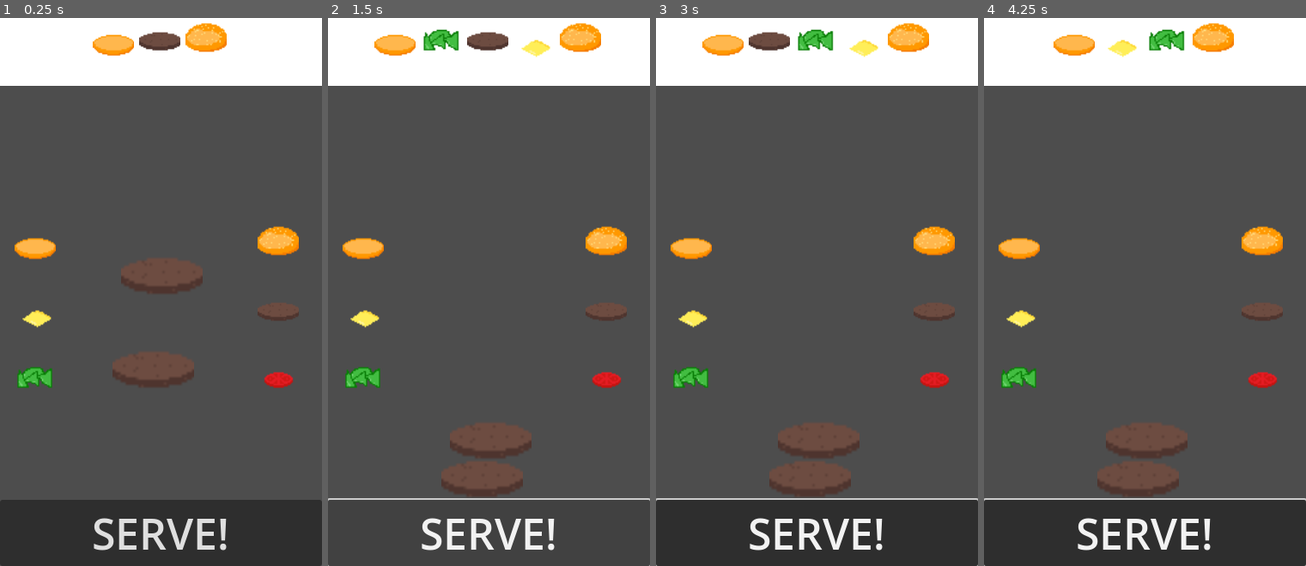
Above: before the commit, frames 1-4 (left to right).
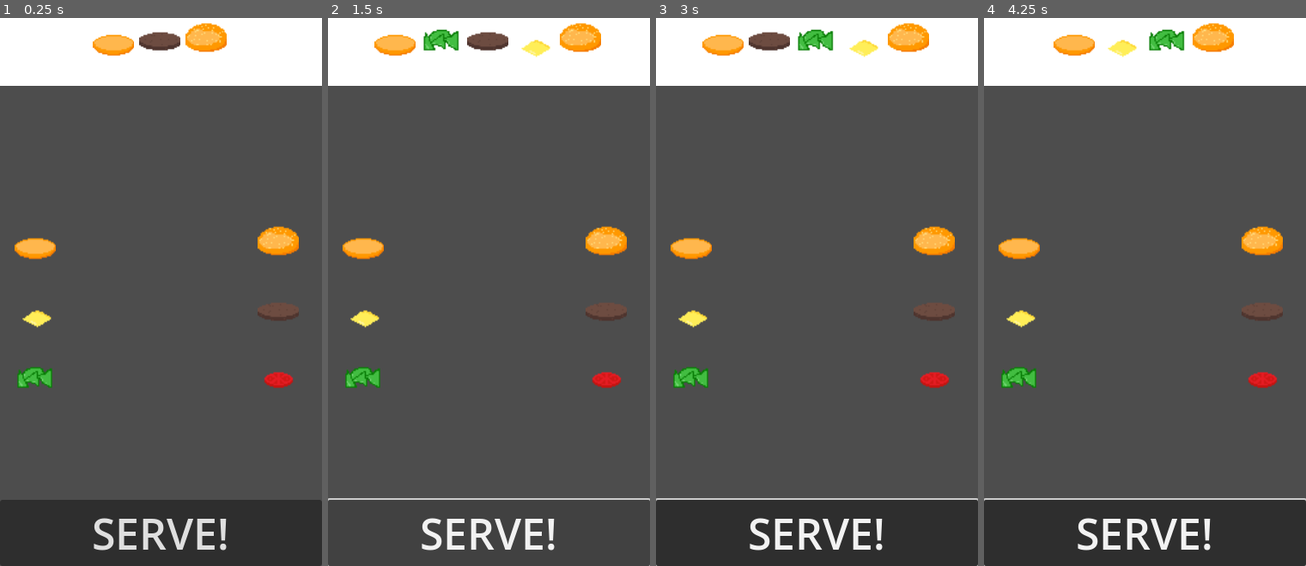
Above: after the commit, the same moments.

Repository: noahmacaulay/Burger
Game: Godot game, scene res://burgerparts.tscn
The game is run twice, just before and just after one commit, with the same random seed, the same clock (stepped at 60 frames per second) and the same inputs.
Inputs (mouse positions are in pixels of both pictures, inside the frame that each line leads up to):
- Up to frame 1 (0.25 s): no input
- Up to frame 2 (1.5 s): click "SERVE!" at 0.5 s; click "SERVE!" at 1.25 s
- Up to frame 3 (3 s): click "SERVE!" at 2 s; tap Enter at 2.75 s; move the mouse to (820, 439) at 2.77 s; click (820, 439) at 2.92 s
- Up to frame 4 (4.25 s): tap Space at 3.5 s; move the mouse to (1138, 478) at 3.52 s; click (1138, 478) at 3.67 s

The runs differ from the first frame. In frame 1, 2.4% of the frame differs, in the area x 34-63%, y 43-68%; in frame 2, 2.4%, in the area x 35-64%, y 73-88%; in frame 3, 2.4%; in frame 4, 2.4%.

Commit message:
button adds

Diff:
--- a/burgerparts.gd
+++ b/burgerparts.gd
@@ -63,3 +63,38 @@
 	bottom_bun.position = Vector2(200.0, 300.0)
 	bottom_bun.get_node("sprite").texture = foods[0]
 	add_child(bottom_bun)
+
+
+func _on_cheese_button_pressed():
+	var bottom_bun = burgerpart.instantiate()
+	bottom_bun.position = Vector2(200.0, 300.0)
+	bottom_bun.get_node("sprite").texture = foods[1]
+	add_child(bottom_bun)
+
+
+func _on_lettuce_button_pressed():
+	var bottom_bun = burgerpart.instantiate()
+	bottom_bun.position = Vector2(200.0, 300.0)
+	bottom_bun.get_node("sprite").texture = foods[2]
+	add_child(bottom_bun)
+
+
+func _on_top_button_pressed():
+	var bottom_bun = burgerpart.instantiate()
+	bottom_bun.position = Vector2(200.0, 300.0)
+	bottom_bun.get_node("sprite").texture = foods[5]
+	add_child(bottom_bun)
+
+
+func _on_burger_button_pressed():
+	var bottom_bun = burgerpart.instantiate()
+	bottom_bun.position = Vector2(200.0, 300.0)
+	bottom_bun.get_node("sprite").texture = foods[3]
+	add_child(bottom_bun)
+
+
+func _on_tomato_button_pressed():
+	var bottom_bun = burgerpart.instantiate()
+	bottom_bun.position = Vector2(200.0, 300.0)
+	bottom_bun.get_node("sprite").texture = foods[4]
+	add_child(bottom_bun)
--- a/burgerparts.tscn
+++ b/burgerparts.tscn
@@ -1,10 +1,9 @@
-[gd_scene load_steps=13 format=3 uid="uid://dowsny3a6kotw"]
+[gd_scene load_steps=12 format=3 uid="uid://dowsny3a6kotw"]
 
 [ext_resource type="Script" path="res://burgerparts.gd" id="1_6kawm"]
 [ext_resource type="Texture2D" uid="uid://btyksugq7jjrt" path="res://assets/burger-bottom.png" id="1_kqa3j"]
 [ext_resource type="Texture2D" uid="uid://dmk58jvd3td0f" path="res://assets/cheese.png" id="2_ag4c1"]
 [ext_resource type="Texture2D" uid="uid://cikvlc12ok1re" path="res://assets/lettuce.png" id="3_asvfj"]
-[ext_resource type="PackedScene" uid="uid://c0owulncqeebx" path="res://BurgerPart.tscn" id="3_oax5m"]
 [ext_resource type="Texture2D" uid="uid://dlceavs2wbm2t" path="res://assets/burger-top.png" id="4_bddjj"]
 [ext_resource type="Texture2D" uid="uid://2e3w0hkfsg3e" path="res://assets/beef.png" id="5_uw2la"]
 [ext_resource type="Texture2D" uid="uid://b4v3ou2vmcg1a" path="res://assets/tomato.png" id="6_k1cjq"]
@@ -29,12 +28,6 @@
 grow_vertical = 2
 theme = SubResource("Theme_obrph")
 script = ExtResource("1_6kawm")
-
-[node name="BurgerPart" parent="." instance=ExtResource("3_oax5m")]
-position = Vector2(189, 296)
-
-[node name="BurgerPart2" parent="." instance=ExtResource("3_oax5m")]
-position = Vector2(179, 405)
 
 [node name="IngredientsLeft" type="VBoxContainer" parent="."]
 layout_mode = 1
@@ -67,10 +60,26 @@
 texture = ExtResource("2_ag4c1")
 stretch_mode = 5
 
+[node name="cheese_button" type="Button" parent="IngredientsLeft/Cheese"]
+modulate = Color(1, 1, 1, 0)
+layout_mode = 0
+offset_left = 18.0
+offset_top = 16.0
+offset_right = 40.0
+offset_bottom = 31.0
+
 [node name="Lettuce" type="TextureRect" parent="IngredientsLeft"]
 layout_mode = 2
 texture = ExtResource("3_asvfj")
 stretch_mode = 5
+
+[node name="lettuce_button" type="Button" parent="IngredientsLeft/Lettuce"]
+modulate = Color(1, 1, 1, 0)
+layout_mode = 0
+offset_left = 12.0
+offset_top = 7.33334
+offset_right = 42.0
+offset_bottom = 25.3333
 
 [node name="IngredientsRight" type="VBoxContainer" parent="."]
 layout_mode = 1
@@ -94,15 +103,39 @@
 texture = ExtResource("4_bddjj")
 stretch_mode = 5
 
-[node name="Cheese" type="TextureRect" parent="IngredientsRight"]
+[node name="top_button" type="Button" parent="IngredientsRight/BurgerTop"]
+modulate = Color(1, 1, 1, 0)
+layout_mode = 0
+offset_left = 17.0
+offset_top = 3.0
+offset_right = 49.0
+offset_bottom = 26.0
+
+[node name="Burger" type="TextureRect" parent="IngredientsRight"]
 layout_mode = 2
 texture = ExtResource("5_uw2la")
 stretch_mode = 5
 
+[node name="burger_button" type="Button" parent="IngredientsRight/Burger"]
+modulate = Color(1, 1, 1, 0)
+layout_mode = 0
+offset_left = 16.0
+offset_top = 9.0
+offset_right = 50.0
+offset_bottom = 26.0
+
 [node name="Lettuce" type="TextureRect" parent="IngredientsRight"]
 layout_mode = 2
 texture = ExtResource("6_k1cjq")
 stretch_mode = 5
+
+[node name="tomato_button" type="Button" parent="IngredientsRight/Lettuce"]
+modulate = Color(1, 1, 1, 0)
+layout_mode = 0
+offset_left = 21.0
+offset_top = 12.0
+offset_right = 45.0
+offset_bottom = 26.0
 
 [node name="ColorRect" type="ColorRect" parent="."]
 layout_mode = 1
@@ -160,7 +193,10 @@
 shape = SubResource("RectangleShape2D_vapkt")
 
 [connection signal="pressed" from="IngredientsLeft/BurgerBottom/button2" to="." method="_on_button_2_pressed"]
+[connection signal="pressed" from="IngredientsLeft/Cheese/cheese_button" to="." method="_on_cheese_button_pressed"]
+[connection signal="pressed" from="IngredientsLeft/Lettuce/lettuce_button" to="." method="_on_lettuce_button_pressed"]
+[connection signal="pressed" from="IngredientsRight/BurgerTop/top_button" to="." method="_on_top_button_pressed"]
+[connection signal="pressed" from="IngredientsRight/Burger/burger_button" to="." method="_on_burger_button_pressed"]
+[connection signal="pressed" from="IngredientsRight/Lettuce/tomato_button" to="." method="_on_tomato_button_pressed"]
 [connection signal="pressed" from="BottomUI/Button" to="." method="_on_button_pressed"]
 [connection signal="timeout" from="Timer" to="." method="_on_timer_timeout"]
-
-[editable path="Scene"]
